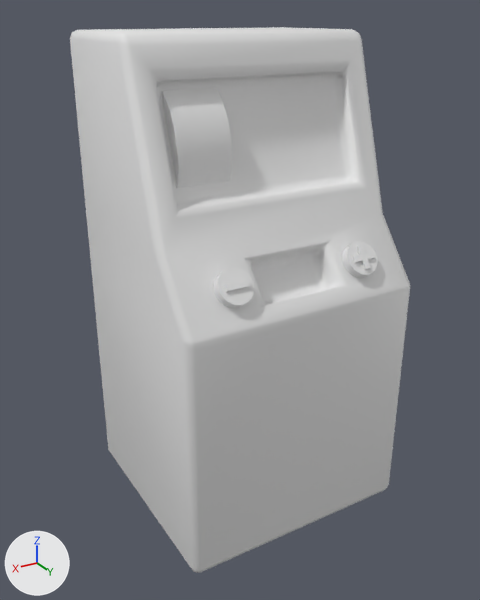
Two versions of the Blender file BlendFiles/SlotMachine.blend, one commit apart.
Before and after are seen from a 50 mm lens placed at (1.34, 2.01, 1.98), pointed at (0.03, -0.17, 0.89). Lighting does not change. The marker at lower left points along +X, +Y and +Z.

The scene before the commit, as lines of its bpy script (objects in view):
```python
ob_slotmachine_cylinder_lod0 = bpy.data.objects.new('SlotMachine_Cylinder_LOD0', me_cylinder)
ob_slotmachine_cylinder_lod0.location = (0.043, -0.093, 1.692)
ob_slotmachine_main_lod0 = bpy.data.objects.new('SlotMachine_Main_LOD0', me_cube)
ob_slotmachine_main_lod0.location = (0.0, 0.0, 0.0)
ob_slotmachine_main_lod0.scale = (0.5, 0.5, 0.5)
ob_slotmachine_minusbutton_lod0 = bpy.data.objects.new('SlotMachine_MinusButton_LOD0', me_cylinder_003)
ob_slotmachine_minusbutton_lod0.location = (0.277, 0.201, 1.125)
ob_slotmachine_minusbutton_lod0.rotation_euler = (-0.921, 0.0, 0.0)  # degrees (-53, 0, 0)
ob_slotmachine_minusbutton_lod0.scale = (0.341, 0.341, 0.113)
ob_slotmachine_plusbutton_lod0 = bpy.data.objects.new('SlotMachine_PlusButton_LOD0', me_cylinder_004)
ob_slotmachine_plusbutton_lod0.location = (-0.276, 0.201, 1.125)
ob_slotmachine_plusbutton_lod0.rotation_euler = (-0.921, 0.0, 0.0)  # degrees (-53, 0, 0)
ob_slotmachine_plusbutton_lod0.scale = (0.341, 0.341, 0.113)
```
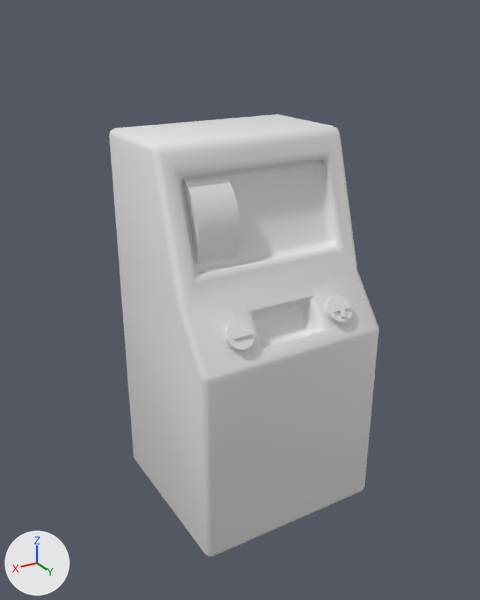
Where the newer file only moved an object's origin or applied its transform, the numbers keep the older frame.

The change, as a list of edits to the scene's bpy script:
```text
Change me_cube:
    where me_cube.from_pydata(...)  # 32 vertices, 30 faces; spans x -1.0..1.0, y -1.33..0.56, z 0.0..3.85
    used by ob_slotmachine_main_lod0; location = (0.0, 0.0, 0.0); scale = (0.5, 0.5, 0.5)
    me_cube part 1: the whole mesh is scaled about the mesh origin by 0.407
Change me_cylinder:
    where me_cylinder.from_pydata(...)  # 128 vertices, 66 faces; spans x 0.107..0.317, y -0.491..0.072, z -0.453..0.11
    used by ob_slotmachine_cylinder_lod0; location = (0.043, -0.093, 1.692)
    me_cylinder part 2: the whole mesh is scaled about its middle by 0.814, then moved by (-0.212, 0.209, 0.171)
Change me_cylinder_004:
    where me_cylinder_004.from_pydata(...)  # 80 vertices, 46 faces; spans x -0.196..0.196, y -0.196..0.196, z -0.196..0.293
    used by ob_slotmachine_plusbutton_lod0; location = (-0.276, 0.201, 1.125); rotation_euler = (-0.921, 0.0, 0.0), in degrees (-53, 0, 0); scale = (0.341, 0.341, 0.113)
    me_cylinder_004 part 3: the whole mesh is scaled about its middle by 0.814, then moved by (0.186, 0.42, -1.323)
Change ob_slotmachine_main_lod0:
    ob_slotmachine_main_lod0.scale: (0.5, 0.5, 0.5) -> (1.0, 1.0, 1.0)
    ob_slotmachine_main_lod0.location: (0.0, 0.0, 0.0) -> (0.012, 0.006, 0.005)
Change ob_slotmachine_cylinder_lod0:
    ob_slotmachine_cylinder_lod0.location: (0.043, -0.093, 1.692) -> (0.22, -0.221, 1.252)
```

Changed parts and their boxes (x1, y1, x2, y2) in the pictures (480 x 600 px):
'SlotMachine_Main_LOD0', moved, rescaled (21% narrower, 19% shorter)
    before: (70, 27, 410, 573)
    after: (109, 114, 379, 557)
'SlotMachine_Cylinder_LOD0', mesh rescaled, moved
    before: (162, 88, 232, 188)
    after: (183, 174, 240, 264)
'SlotMachine_PlusButton_LOD0', mesh rescaled (19% narrower, 21% shorter)
    before: (342, 241, 377, 278)
    after: (324, 295, 352, 324)
